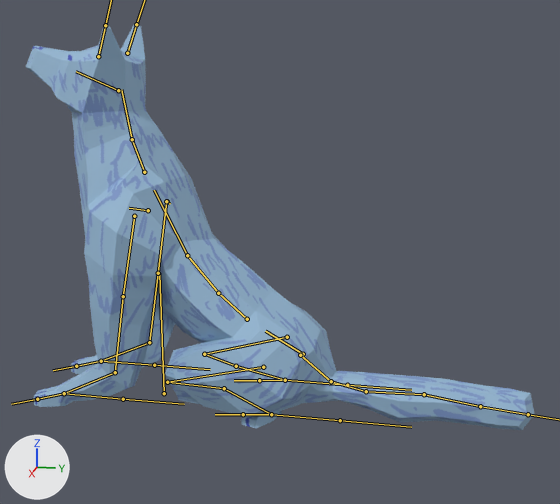
Before and after pictures for a commit that changed the FBX model Assets/Visual/Models/Doggo/Doggo_export_01.fbx.
Rendered twice from a 50 mm lens placed at (12.24, 4.56, 5.77), pointed at (0.27, 2.17, 2.78). Arrows for +X, +Y and +Z are at lower left; the lights stay in place. Both versions are drawn at frame 1 of the action 'Armature_Doggo|Doggo_Anim03'; the numbers are the values there. The bones that bend it are drawn over the model as lines.
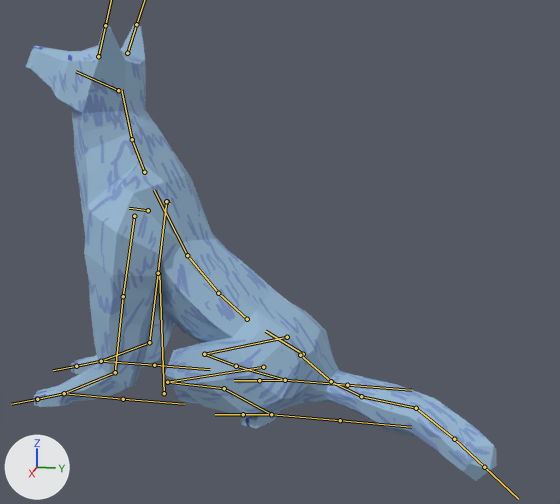
Pixel boxes (x1, y1, x2, y2) of what changed, in the pictures (560 x 504 px):
'Cylinder', posed (7% narrower, 12% taller)
    before: (26, 23, 535, 430)
    after: (26, 23, 497, 481)
bone 'B_tail_02', root to tip
    before: (331, 381) to (366, 391)
    after: (331, 381) to (361, 396)
bone 'B_tail_04', root to tip
    before: (424, 394) to (480, 406)
    after: (416, 408) to (454, 439)
bone 'B_tail_05_end', root to tip
    before: (480, 406) to (528, 414)
    after: (454, 439) to (484, 467)

What the commit changed:
Bone 'B_tail_02' (bone_b_tail_02) turns from (80, -3, -18) to (74, 17, -18) degrees about its own x, y and z.
Bone 'B_tail_04' (bone_b_tail_04) turns from (-13, 2, 2) to (-21, -2, -25) degrees about its own x, y and z.
Bone 'B_tail_05_end' (bone_b_tail_05_end) turns from (0, 0, 0) to (-2, 1, -8) degrees about its own x, y and z.
